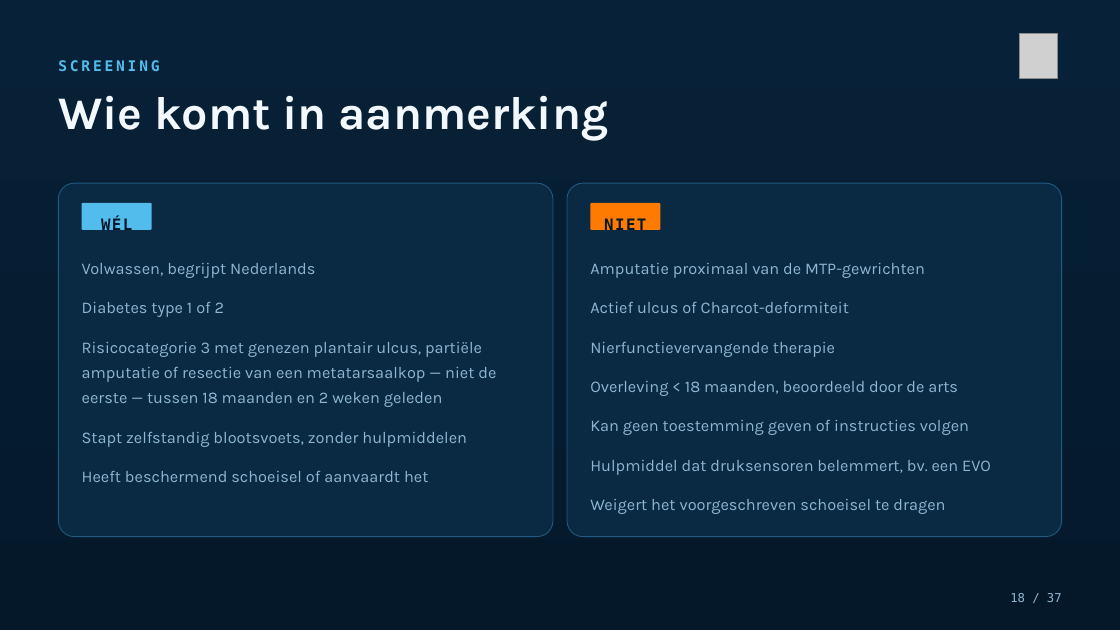
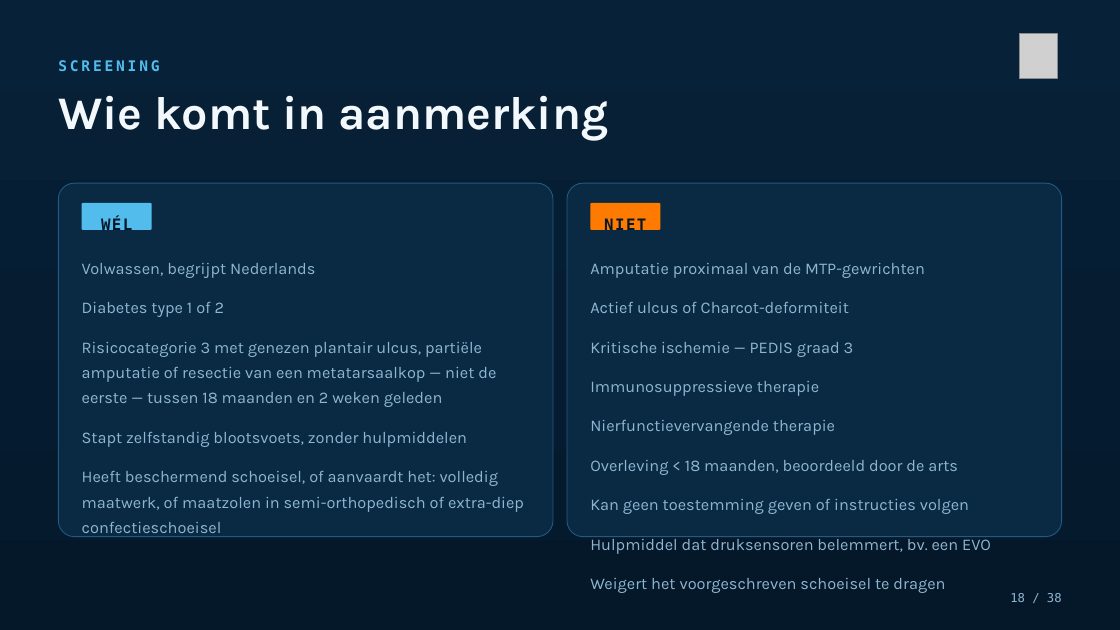
Before and after one commit to Dellfs/paradise-project, a slide deck: slide 18 of PARADISE_presentatie/PARADISE_opleidingssessie_voetklinieken.pptx. Drawn at 1120x630 pixels with LibreOffice and Linux fonts; fonts in the diff are those of the drawing; grey boxes stand for pictures. Boxes give left, top, right and bottom in pixels: in the first picture for what was removed or moved away, otherwise in the second. Text is boxed around its words. In the diff, an @@ line names an element or a change of style, - is before the commit and + after.

```diff
--- a/PARADISE_presentatie/PARADISE_opleidingssessie_voetklinieken.pptx
+++ b/PARADISE_presentatie/PARADISE_opleidingssessie_voetklinieken.pptx
@@ text at box(590, 342, 854, 396): paragraphs added @@
+Kritische ischemie — PEDIS graad 3
+Immunosuppressieve therapie
@@ text at box(82, 471, 524, 537): text changed @@
-Heeft beschermend schoeisel of aanvaardt het
+Heeft beschermend schoeisel, of aanvaardt het: volledig maatwerk, of maatzolen in semi-orthopedisch of extra-diep confectieschoeisel
@@ text at box(1010, 593, 1062, 602): text changed @@
-18 / 37
+18 / 38
```
Also in this commit, not shown: 35 other slides changed, 1 slide added, 1 other file.
